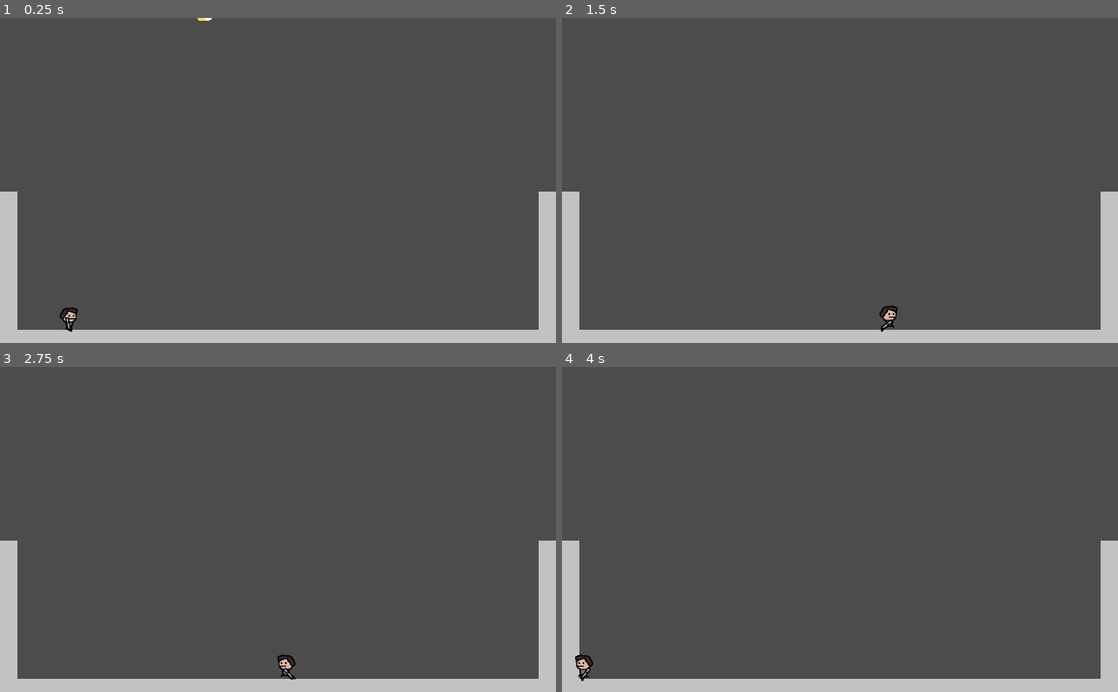
Above: before the commit, frames 1-4 (two rows, left to right).
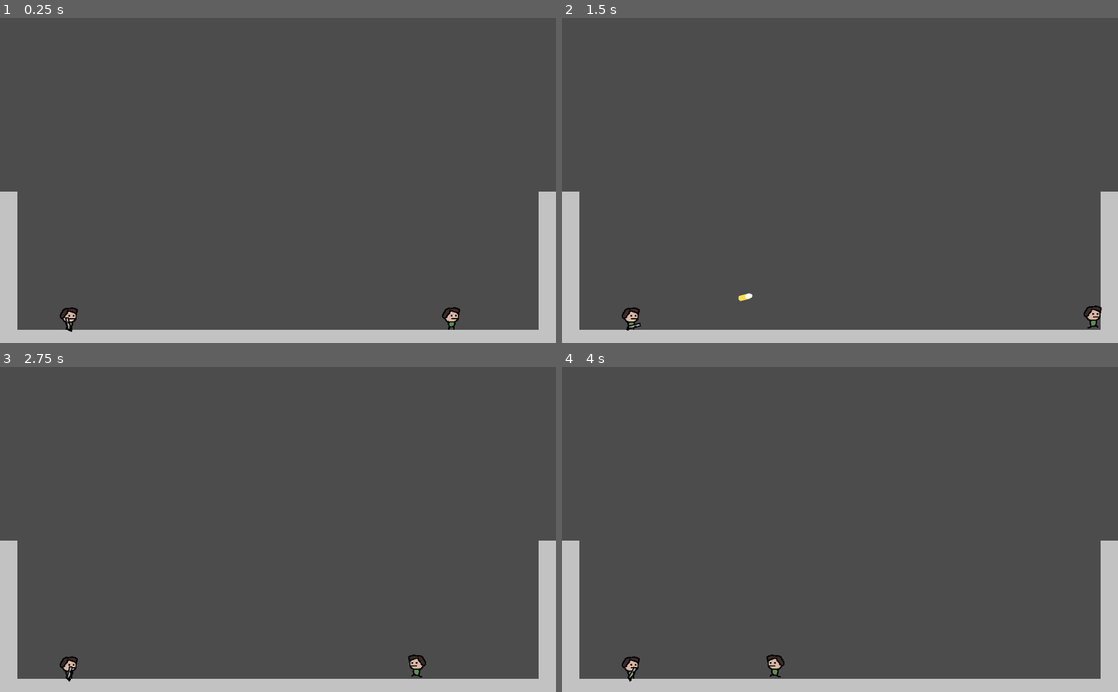
Above: after the commit, the same moments.

Repository: Toefge/InteraktiveSysteme
Game: Godot game, scene res://game.tscn
Same seed, same stepped clock (60 frames per second), same inputs: the game is played once before the commit and once after it.
Inputs (mouse positions are in pixels of both pictures, inside the frame that each line leads up to):
- Up to frame 1 (0.25 s): no input
- Up to frame 2 (1.5 s): tap Enter at 0.5 s; move the mouse to (812, 245) at 0.52 s; hold Right (ui_right) from 0.53 s (still down); tap Up (ui_up) at 0.6, 0.77, 1.07 s; move the mouse to (1006, 229) at 1.27 s; click (1006, 229) at 1.35 s
- Up to frame 3 (2.75 s): tap Up (ui_up) at 1.52, 1.55, 1.82, 2.1 s; move the mouse to (111, 480) at 2.02 s; release Right (ui_right) at 2.03 s; hold Left (ui_left) from 2.03 s (still down)
- Up to frame 4 (4 s): keep holding Left (ui_left); move the mouse to (867, 529) at 2.77 s; click (867, 529) at 2.85 s; tap Up (ui_up) at 3.02, 3.05, 3.32, 3.6, 3.77 s; move the mouse to (756, 448) at 3.52 s

The runs differ from the first frame. In frame 1, 0.2% of the frame differs, in the area x 35-83%, y 0-96%; in frame 2, 0.5%, in the area x 10-98%, y 84-97%; in frame 3, 0.5%; in frame 4, 0.5%.

Commit message:
Unabhängige Steuerung für Spieler 1 und 2

Diff:
--- a/game.tscn
+++ b/game.tscn
@@ -1,7 +1,7 @@
 [gd_scene load_steps=6 format=2]
 
 [ext_resource path="res://assets/wall.png" type="Texture" id=1]
-[ext_resource path="res://bullet.tscn" type="PackedScene" id=3]
+[ext_resource path="res://player 2.tscn" type="PackedScene" id=2]
 [ext_resource path="res://player.tscn" type="PackedScene" id=4]
 
 [sub_resource type="ConvexPolygonShape2D" id=1]
@@ -42,4 +42,5 @@
 position = Vector2( 127.048, 548.912 )
 speed = Vector2( 500, 1000 )
 
-[node name="bullet" parent="." instance=ExtResource( 3 )]
+[node name="player 2" parent="." instance=ExtResource( 2 )]
+position = Vector2( 830.704, 550.585 )
--- a/objects.gd
+++ b/objects.gd
@@ -15,22 +15,22 @@
 func _physics_process(delta:float ) -> void:
 
 	#Check if the player let go of the jump button
-	var is_jump_interrupted: = Input.is_action_just_released("ui_up") and _velocity.y < 0.0
+	var is_jump_interrupted: = Input.is_action_just_released("up") and _velocity.y < 0.0
 	var direction: = get_direction()
 	_velocity = calculate_move_velocity(_velocity, direction, speed, is_jump_interrupted)
 	_velocity = move_and_slide(_velocity, FLOOR_NORMAL)
 
 	#Changing Sprites for left and right
-	if Input.is_action_just_pressed("ui_left"):
+	if Input.is_action_just_pressed("left"):
 		$Sprite.flip_h = true
-	elif Input.is_action_just_pressed("ui_right"):
+	elif Input.is_action_just_pressed("right"):
 		$Sprite.flip_h = false
 
 #Check which keys the player is pressing to move
 func get_direction() -> Vector2:
 	return Vector2(
-		Input.get_action_strength("ui_right") - Input.get_action_strength("ui_left"),
-		-1.0 if Input.is_action_just_pressed("ui_up") and is_on_floor() else 0.0
+		Input.get_action_strength("right") - Input.get_action_strength("left"),
+		-1.0 if Input.is_action_just_pressed("up") and is_on_floor() else 0.0
 	)
 
 func calculate_move_velocity(
--- a/player 2.gd
+++ b/player 2.gd
@@ -15,22 +15,22 @@
 func _physics_process(delta:float ) -> void:
 
 	#Check if the player let go of the jump button
-	var is_jump_interrupted: = Input.is_action_just_released("up") and _velocity.y < 0.0
+	var is_jump_interrupted: = Input.is_action_just_released("ui_up") and _velocity.y < 0.0
 	var direction: = get_direction()
 	_velocity = calculate_move_velocity(_velocity, direction, speed, is_jump_interrupted)
 	_velocity = move_and_slide(_velocity, FLOOR_NORMAL)
 
 	#Changing Sprites for left and right
-	if Input.is_action_just_pressed("left"):
+	if Input.is_action_just_pressed("ui_left"):
 		$AnimatedSprite.flip_h = true
-	elif Input.is_action_just_pressed("right"):
+	elif Input.is_action_just_pressed("ui_right"):
 		$AnimatedSprite.flip_h = false
 
 #Check which keys the player is pressing to move
 func get_direction() -> Vector2:
 	return Vector2(
-		Input.get_action_strength("right") - Input.get_action_strength("left"),
-		-1.0 if Input.is_action_just_pressed("up") and is_on_floor() else 0.0
+		Input.get_action_strength("ui_right") - Input.get_action_strength("ui_left"),
+		-1.0 if Input.is_action_just_pressed("ui_up") and is_on_floor() else 0.0
 	)
 
 func calculate_move_velocity(
--- a/project.godot
+++ b/project.godot
@@ -10,7 +10,6 @@
 
 _global_script_classes=[  ]
 _global_script_class_icons={
-
 }
 
 [application]
@@ -30,28 +29,24 @@
 "deadzone": 0.5,
 "events": [ Object(InputEventKey,"resource_local_to_scene":false,"resource_name":"","device":0,"alt":false,"shift":false,"control":false,"meta":false,"command":false,"pressed":false,"scancode":16777231,"unicode":0,"echo":false,"script":null)
 , Object(InputEventJoypadButton,"resource_local_to_scene":false,"resource_name":"","device":0,"button_index":14,"pressure":0.0,"pressed":false,"script":null)
-, Object(InputEventKey,"resource_local_to_scene":false,"resource_name":"","device":0,"alt":false,"shift":false,"control":false,"meta":false,"command":false,"pressed":false,"scancode":65,"unicode":0,"echo":false,"script":null)
  ]
 }
 ui_right={
 "deadzone": 0.5,
 "events": [ Object(InputEventKey,"resource_local_to_scene":false,"resource_name":"","device":0,"alt":false,"shift":false,"control":false,"meta":false,"command":false,"pressed":false,"scancode":16777233,"unicode":0,"echo":false,"script":null)
 , Object(InputEventJoypadButton,"resource_local_to_scene":false,"resource_name":"","device":0,"button_index":15,"pressure":0.0,"pressed":false,"script":null)
-, Object(InputEventKey,"resource_local_to_scene":false,"resource_name":"","device":0,"alt":false,"shift":false,"control":false,"meta":false,"command":false,"pressed":false,"scancode":68,"unicode":0,"echo":false,"script":null)
  ]
 }
 ui_up={
 "deadzone": 0.5,
 "events": [ Object(InputEventKey,"resource_local_to_scene":false,"resource_name":"","device":0,"alt":false,"shift":false,"control":false,"meta":false,"command":false,"pressed":false,"scancode":16777232,"unicode":0,"echo":false,"script":null)
 , Object(InputEventJoypadButton,"resource_local_to_scene":false,"resource_name":"","device":0,"button_index":12,"pressure":0.0,"pressed":false,"script":null)
-, Object(InputEventKey,"resource_local_to_scene":false,"resource_name":"","device":0,"alt":false,"shift":false,"control":false,"meta":false,"command":false,"pressed":false,"scancode":87,"unicode":0,"echo":false,"script":null)
  ]
 }
 ui_down={
 "deadzone": 0.5,
 "events": [ Object(InputEventKey,"resource_local_to_scene":false,"resource_name":"","device":0,"alt":false,"shift":false,"control":false,"meta":false,"command":false,"pressed":false,"scancode":16777234,"unicode":0,"echo":false,"script":null)
 , Object(InputEventJoypadButton,"resource_local_to_scene":false,"resource_name":"","device":0,"button_index":13,"pressure":0.0,"pressed":false,"script":null)
-, Object(InputEventKey,"resource_local_to_scene":false,"resource_name":"","device":0,"alt":false,"shift":false,"control":false,"meta":false,"command":false,"pressed":false,"scancode":83,"unicode":0,"echo":false,"script":null)
  ]
 }
 fire={
@@ -59,6 +54,26 @@
 "events": [ Object(InputEventMouseButton,"resource_local_to_scene":false,"resource_name":"","device":0,"alt":false,"shi …(212 unchanged characters)…
  ]
 }
+left={
+"deadzone": 0.5,
+"events": [ Object(InputEventKey,"resource_local_to_scene":false,"resource_name":"","device":0,"alt":false,"shift":false,"control":false,"meta":false,"command":false,"pressed":false,"scancode":65,"unicode":0,"echo":false,"script":null)
+ ]
+}
+right={
+"deadzone": 0.5,
+"events": [ Object(InputEventKey,"resource_local_to_scene":false,"resource_name":"","device":0,"alt":false,"shift":false,"control":false,"meta":false,"command":false,"pressed":false,"scancode":68,"unicode":0,"echo":false,"script":null)
+ ]
+}
+up={
+"deadzone": 0.5,
+"events": [ Object(InputEventKey,"resource_local_to_scene":false,"resource_name":"","device":0,"alt":false,"shift":false,"control":false,"meta":false,"command":false,"pressed":false,"scancode":87,"unicode":0,"echo":false,"script":null)
+ ]
+}
+down={
+"deadzone": 0.5,
+"events": [ Object(InputEventKey,"resource_local_to_scene":false,"resource_name":"","device":0,"alt":false,"shift":false,"control":false,"meta":false,"command":false,"pressed":false,"scancode":83,"unicode":0,"echo":false,"script":null)
+ ]
+}
 
 [rendering]
 
